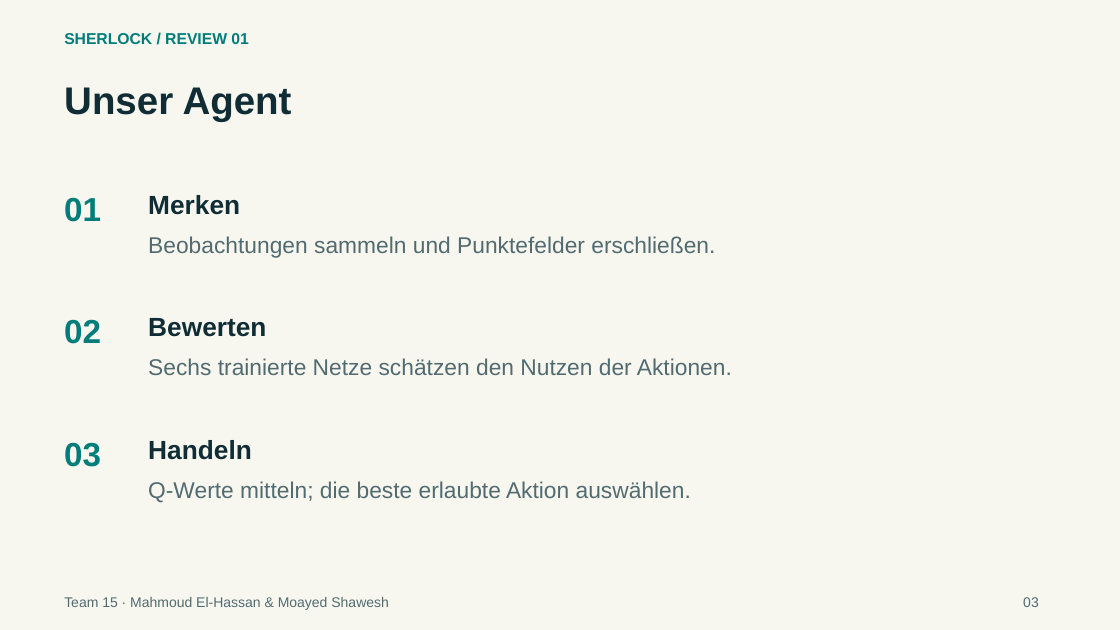
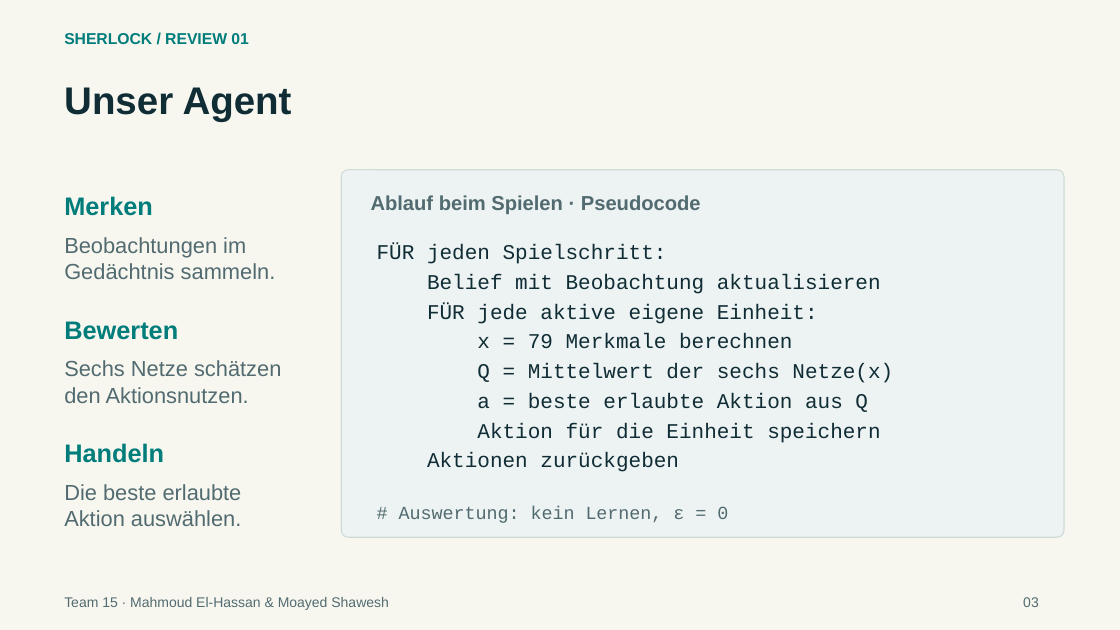
Before and after one commit to elhassanmahmoud/sherlock-luxAI-team15, a slide deck: slide 3 of docs/presentation/Sherlock_Review_16-10-2026.pptx. Drawn at 1120x630 pixels with LibreOffice and Linux fonts; fonts in the diff are those of the drawing. Boxes give left, top, right and bottom in pixels: in the first picture for what was removed or moved away, otherwise in the second. Text is boxed around its words. In the diff, an @@ line names an element or a change of style, - is before the commit and + after.

Commit message:
docs: add agent pseudocode and visible training parameters

```diff
--- a/docs/presentation/Sherlock_Review_16-10-2026.pptx
+++ b/docs/presentation/Sherlock_Review_16-10-2026.pptx
@@ rounded rectangle added at (x1=341, y1=170, x2=1064, y2=538), fill #EDF2F2, outline #CFDBD7 0.9 pt @@
@@ text "Merken" moved from (x1=148, y1=195, x2=240, y2=215) to (x1=64, y1=196, x2=153, y2=216) @@
@@ text removed at (x1=64, y1=197, x2=101, y2=222) @@
-01
@@ text added at (x1=371, y1=195, x2=701, y2=214), 17.2 pt, text #526B70, bold @@
+Ablauf beim Spielen · Pseudocode
@@ text added at (x1=64, y1=237, x2=276, y2=279), 18.8 pt, text #526B70 @@
+Beobachtungen im
+Gedächtnis sammeln.
@@ text removed at (x1=148, y1=236, x2=715, y2=258) @@
-Beobachtungen sammeln und Punktefelder erschließen.
@@ text added at (x1=377, y1=244, x2=667, y2=264), 18 pt, text #102D35 @@
+FÜR jeden Spielschritt:
@@ text added at (x1=427, y1=274, x2=881, y2=294), 18 pt, text #102D35 @@
+Belief mit Beobachtung aktualisieren
@@ text "Bewerten" moved from (x1=148, y1=318, x2=266, y2=337) to (x1=64, y1=321, x2=178, y2=340) @@
@@ text removed at (x1=64, y1=319, x2=101, y2=344) @@
-02
@@ text added at (x1=427, y1=304, x2=818, y2=324), 18 pt, text #102D35 @@
+FÜR jede aktive eigene Einheit:
@@ text added at (x1=477, y1=333, x2=792, y2=348), 18 pt, text #102D35 @@
+x = 79 Merkmale berechnen
@@ text at (x1=64, y1=360, x2=281, y2=403): text changed; size 19.5 to 18.8 pt @@
-Sechs trainierte Netze schätzen den Nutzen der Aktionen.
+Sechs Netze schätzen
+den Aktionsnutzen.
@@ text added at (x1=477, y1=363, x2=893, y2=383), 18 pt, text #102D35 @@
+Q = Mittelwert der sechs Netze(x)
@@ text added at (x1=477, y1=393, x2=868, y2=412), 18 pt, text #102D35 @@
+a = beste erlaubte Aktion aus Q
@@ size 22.5 to 21.8 pt, text colour #102D35 to #007D7B in 3 elements at (x1=64, y1=196, x2=153, y2=216), (x1=64, y1=321, x2=178, y2=340), (x1=64, y1=443, x2=164, y2=463) @@
@@ text "Handeln" moved from (x1=148, y1=440, x2=252, y2=460) to (x1=64, y1=443, x2=164, y2=463) @@
@@ text removed at (x1=64, y1=442, x2=101, y2=467) @@
-03
@@ text added at (x1=477, y1=423, x2=880, y2=443), 18 pt, text #102D35 @@
+Aktion für die Einheit speichern
@@ text added at (x1=427, y1=452, x2=679, y2=472), 18 pt, text #102D35 @@
+Aktionen zurückgeben
@@ text at (x1=64, y1=484, x2=242, y2=526): text changed; size 19.5 to 18.8 pt @@
-Q-Werte mitteln; die beste erlaubte Aktion auswählen.
+Die beste erlaubte
+Aktion auswählen.
@@ text added at (x1=399, y1=506, x2=728, y2=523), 15.8 pt, text #526B70 @@
+# Auswertung: kein Lernen, ε = 0
```
Also in this commit, not shown: 1 other slide changed, 8 other files.
